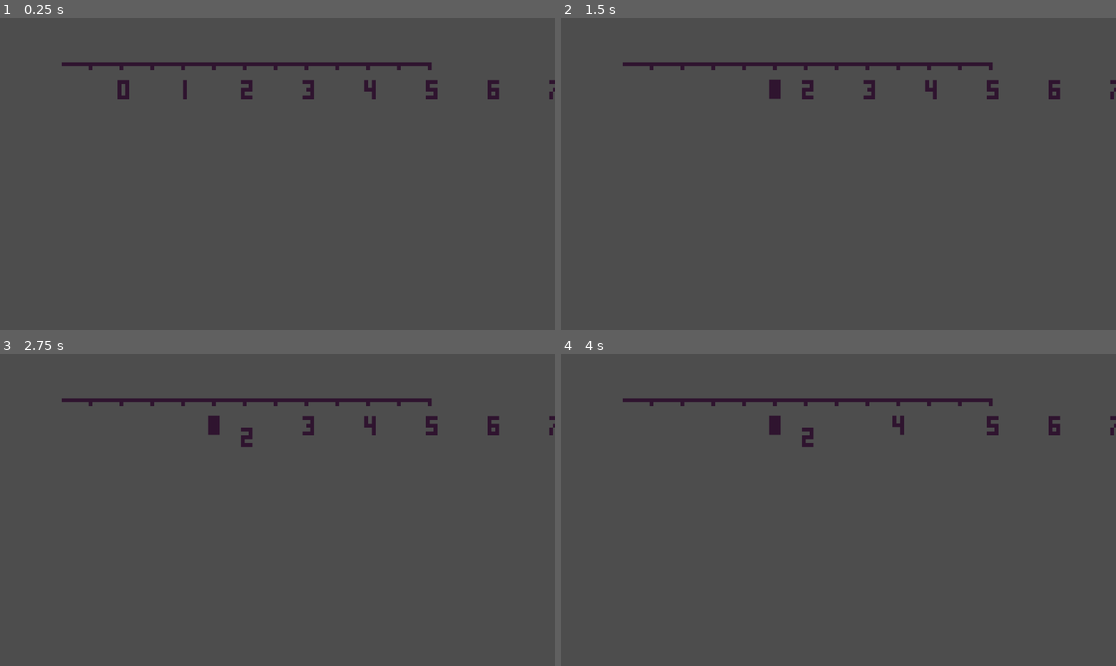
Above: before the commit, frames 1-4 (two rows, left to right).
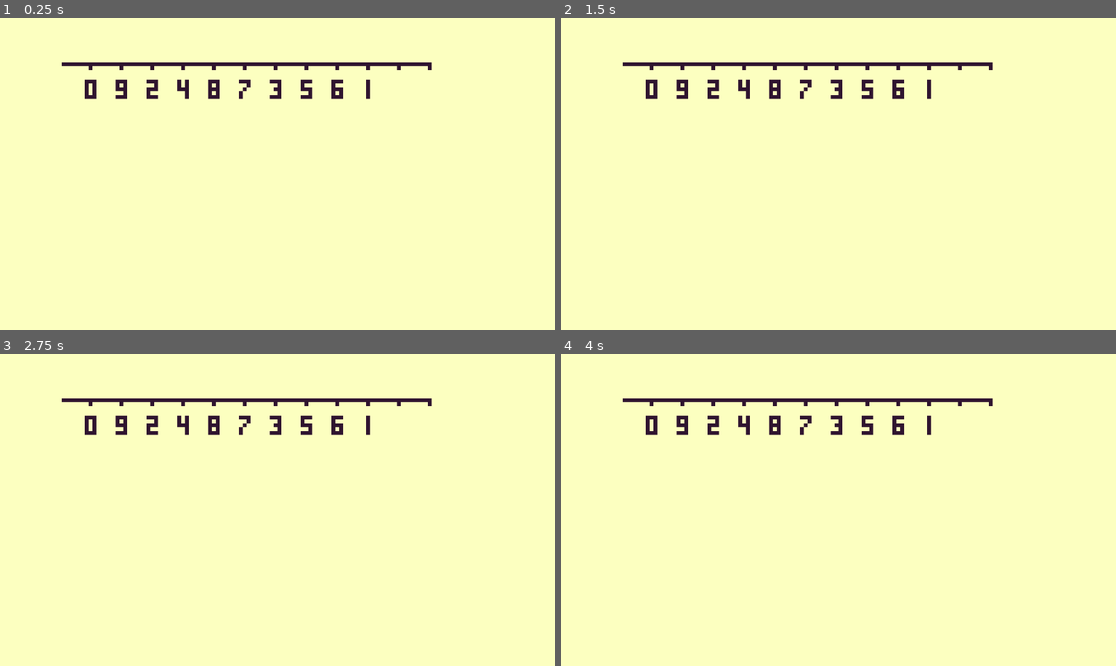
Above: after the commit, the same moments.

Repository: lumodevteam/sovle-squad
Game: Godot game, scene res://scenes/entities/numberLine/numberLine.tscn
Same seed, same stepped clock (60 frames per second), same inputs: the game is played once before the commit and once after it.
Inputs (mouse positions are in pixels of both pictures, inside the frame that each line leads up to):
- Up to frame 1 (0.25 s): no input
- Up to frame 2 (1.5 s): tap Enter at 0.5 s; drag from (683, 89) to (899, 77) at 0.52 s; tap Space at 1.25 s; drag from (744, 89) to (899, 77) at 1.27 s
- Up to frame 3 (2.75 s): tap Enter at 2 s; move the mouse to (244, 425) at 2.02 s; hold D (right) from 2.03 s (still down); click (244, 425) at 2.17 s
- Up to frame 4 (4 s): release D (right) at 2.75 s; tap Space at 2.75 s; drag from (871, 425) to (649, 413) at 2.77 s; tap Enter at 3.5 s; drag from (932, 425) to (649, 413) at 3.52 s

The runs differ from the first frame. In frame 1, 99% of the frame differs, in the area x 0-100%, y 0-100%; in frame 2, 99%; in frame 3, 99%; in frame 4, 99%.

Commit message:
Major numberline changes. numbers randomized, dont stack, current issue background

Diff:
--- a/solve-squad/project.godot
+++ b/solve-squad/project.godot
@@ -17,7 +17,7 @@
 
 [autoload]
 
-NumberLine="*res://scenes/entities/numberLine/number_line.gd"
+SnapManager="*res://scenes/entities/numberLine/snap_manager.gd"
 
 [dotnet]
 
--- /dev/null
+++ b/solve-squad/scenes/entities/numberLine/area_2d_1.gd
@@ -0,0 +1,6 @@
+extends Area2D
+
+@onready var line: Sprite2D = get_parent()
+
+func _on_body_entered(body: Node2D) -> void:
+	line.number_snapped.emit(body, self)
--- /dev/null
+++ b/solve-squad/scenes/entities/numberLine/area_2d_2.gd
@@ -0,0 +1,6 @@
+extends Area2D
+
+@onready var line: Sprite2D = get_parent()
+
+func _on_body_entered(body: Node2D) -> void:
+	line.number_snapped.emit(body, self)
--- /dev/null
+++ b/solve-squad/scenes/entities/numberLine/area_2d_3.gd
@@ -0,0 +1,6 @@
+extends Area2D
+
+@onready var line: Sprite2D = get_parent()
+
+func _on_body_entered(body: Node2D) -> void:
+	line.number_snapped.emit(body, self)
--- /dev/null
+++ b/solve-squad/scenes/entities/numberLine/area_2d_4.gd
@@ -0,0 +1,6 @@
+extends Area2D
+
+@onready var line: Sprite2D = get_parent()
+
+func _on_body_entered(body: Node2D) -> void:
+	line.number_snapped.emit(body, self)
--- a/solve-squad/scenes/entities/numberLine/line.tscn
+++ b/solve-squad/scenes/entities/numberLine/line.tscn
@@ -1,7 +1,11 @@
-[gd_scene load_steps=5 format=3 uid="uid://n4xus1c6xss8"]
+[gd_scene load_steps=9 format=3 uid="uid://n4xus1c6xss8"]
 
 [ext_resource type="Texture2D" uid="uid://ddxpll8f6ale1" path="res://assets/NumberLine.png" id="1_q3g78"]
 [ext_resource type="Script" uid="uid://b3inqvl1g3ic" path="res://scenes/entities/numberLine/numberLine.gd" id="2_181vc"]
+[ext_resource type="Script" uid="uid://dyxjvtgdo3r16" path="res://scenes/entities/numberLine/area_2d_1.gd" id="3_181vc"]
+[ext_resource type="Script" uid="uid://coktv3oorvlkk" path="res://scenes/entities/numberLine/area_2d_2.gd" id="4_ibf3p"]
+[ext_resource type="Script" uid="uid://75u4jex3l5eu" path="res://scenes/entities/numberLine/area_2d_3.gd" id="5_12iab"]
+[ext_resource type="Script" uid="uid://2xm5b5fh8xps" path="res://scenes/entities/numberLine/area_2d_4.gd" id="6_dlqt5"]
 
 [sub_resource type="AtlasTexture" id="AtlasTexture_odo72"]
 atlas = ExtResource("1_q3g78")
@@ -11,14 +15,41 @@
 size = Vector2(4.375, 6.375)
 
 [node name="line" type="Sprite2D"]
+position = Vector2(128, 0)
 scale = Vector2(8, 8)
 texture = SubResource("AtlasTexture_odo72")
 script = ExtResource("2_181vc")
 
-[node name="Area2D" type="Area2D" parent="."]
+[node name="Area2D1" type="Area2D" parent="."]
 position = Vector2(-8.5, 3)
+script = ExtResource("3_181vc")
 
-[node name="CollisionShape2D" type="CollisionShape2D" parent="Area2D"]
+[node name="CollisionShape2D" type="CollisionShape2D" parent="Area2D1"]
 shape = SubResource("RectangleShape2D_q3g78")
 
-[connection signal="body_entered" from="Area2D" to="." method="_on_area_2d_body_entered"]
+[node name="Area2D2" type="Area2D" parent="."]
+position = Vector2(-0.5, 3)
+script = ExtResource("4_ibf3p")
+
+[node name="CollisionShape2D" type="CollisionShape2D" parent="Area2D2"]
+shape = SubResource("RectangleShape2D_q3g78")
+
+[node name="Area2D3" type="Area2D" parent="."]
+position = Vector2(7.5, 3)
+script = ExtResource("5_12iab")
+
+[node name="CollisionShape2D" type="CollisionShape2D" parent="Area2D3"]
+shape = SubResource("RectangleShape2D_q3g78")
+
+[node name="Area2D4" type="Area2D" parent="."]
+position = Vector2(15.5, 3)
+script = ExtResource("6_dlqt5")
+
+[node name="CollisionShape2D" type="CollisionShape2D" parent="Area2D4"]
+shape = SubResource("RectangleShape2D_q3g78")
+
+[connection signal="body_entered" from="Area2D1" to="." method="_on_area_2d_1_body_entered"]
+[connection signal="body_entered" from="Area2D1" to="Area2D1" method="_on_body_entered"]
+[connection signal="body_entered" from="Area2D2" to="Area2D2" method="_on_body_entered"]
+[connection signal="body_entered" from="Area2D3" to="Area2D3" method="_on_body_entered"]
+[connection signal="body_entered" from="Area2D4" to="Area2D4" method="_on_body_entered"]
--- a/solve-squad/scenes/entities/numberLine/number.tscn
+++ b/solve-squad/scenes/entities/numberLine/number.tscn
@@ -1,8 +1,7 @@
-[gd_scene load_steps=17 format=3 uid="uid://1mbw53ennn1x"]
+[gd_scene load_steps=16 format=3 uid="uid://1mbw53ennn1x"]
 
 [ext_resource type="Script" uid="uid://dk7qd4k81ftfo" path="res://scenes/entities/numberLine/numbers.gd" id="1_nyarm"]
 [ext_resource type="Texture2D" uid="uid://c0a32qykre15h" path="res://assets/Numbers.png" id="2_h76h0"]
-[ext_resource type="Script" uid="uid://um3e8ass73s7" path="res://scenes/entities/numberLine/changeSprite.gd" id="3_vgl6b"]
 
 [sub_resource type="AtlasTexture" id="AtlasTexture_r3762"]
 region = Rect2(0, 0, 32, 32)
@@ -86,7 +85,7 @@
 }]
 
 [sub_resource type="RectangleShape2D" id="RectangleShape2D_nyarm"]
-size = Vector2(4.5, 8.875)
+size = Vector2(4.5, 6)
 
 [node name="Node2D" type="Node2D" node_paths=PackedStringArray("animated_sprite", "sprite")]
 script = ExtResource("1_nyarm")
@@ -104,7 +103,6 @@
 frame = 2
 frame_progress = 0.12787193
 offset = Vector2(0.5, 0.5)
-script = ExtResource("3_vgl6b")
 
 [node name="CharacterBody2D" type="CharacterBody2D" parent="number"]
 input_pickable = true
--- a/solve-squad/scenes/entities/numberLine/numberLine.gd
+++ b/solve-squad/scenes/entities/numberLine/numberLine.gd
@@ -1,6 +1,6 @@
 extends Sprite2D
 
-@onready var area: Area2D = $Area2D
+signal number_snapped(body: Node2D)
 
 enum State { #different parts of line and numbers
 	middle,
@@ -9,7 +9,8 @@
 }
 
 func _ready() -> void:
-	print(area.global_position)
+	number_snapped.connect(_on_number_snapped)
+
 
 func change_state(state) -> void:
 	self.set_frame(state)
@@ -27,6 +28,14 @@
 		#clone.scale = Vector2(1, 1)
 
 
-func _on_area_2d_body_entered(body: Node2D) -> void:
+func _on_number_snapped(body: Node2D, area: Area2D) -> void:
 	if body.get_parent().name == "number":
-		NumberLine.body_entered.emit(area.global_position, body.get_parent().get_parent().id)
+		SnapManager.body_entered.emit(area.global_position, body.get_parent().get_parent().id)
+
+func map_slots(starting_index: int) -> int:
+	SnapManager.slot_mapping[$Area2D1.global_position] = starting_index
+	SnapManager.slot_mapping[$Area2D2.global_position] = starting_index + 1
+	SnapManager.slot_mapping[$Area2D3.global_position] = starting_index + 2
+	SnapManager.slot_mapping[$Area2D4.global_position] = starting_index + 3
+
+	return starting_index + 4
--- a/solve-squad/scenes/entities/numberLine/numberLine.tscn
+++ b/solve-squad/scenes/entities/numberLine/numberLine.tscn
@@ -4,3 +4,17 @@
 
 [node name="NumberLine" type="Node2D"]
 script = ExtResource("1_h83e5")
+
+[node name="CanvasLayer" type="CanvasLayer" parent="."]
+layer = -1
+
+[node name="ColorRect" type="ColorRect" parent="CanvasLayer"]
+show_behind_parent = true
+z_index = -1
+anchors_preset = 15
+anchor_right = 1.0
+anchor_bottom = 1.0
+grow_horizontal = 2
+grow_vertical = 2
+color = Color(0.9882353, 1, 0.7529412, 1)
+metadata/_edit_use_anchors_ = true
--- a/solve-squad/scenes/entities/numberLine/number_line.gd
+++ b/solve-squad/scenes/entities/numberLine/number_line.gd
@@ -1,26 +1,34 @@
 extends Node2D
-
-signal body_entered(body_position: Vector2, id: int)
 
 const line_scene = preload("res://scenes/entities/numberLine/line.tscn")
 const number_scene = preload("res://scenes/entities/numberLine/number.tscn")
 
+var starting_index: int = 0
+
+var numbers = [0, 1, 2, 3, 4, 5, 6, 7, 8, 9]
+
 func _ready() -> void:
+	randomize()
+	numbers.shuffle()
 	create_number_line()
 
 func create_number_line() -> void:
 	var line = line_scene.instantiate()
 	line.position = Vector2(8*32, 100)
+	starting_index = line.map_slots(starting_index)
 	add_child(line)
 	var line2 = line_scene.instantiate()
 	line2.position = Vector2(8*2*32, 100)
+	starting_index = line2.map_slots(starting_index)
 	add_child(line2)
 	var line3 = line_scene.instantiate()
 	line3.position = Vector2(8*32*3, 100)
+	starting_index = line3.map_slots(starting_index)
 	add_child(line3)
 	for i in range(10):
 		var num = number_scene.instantiate()
-		num.change_state(i)
-		num.position = Vector2(32*4*i + 32*8, 125)
-		num.id = i
+		var state = numbers[i]
+		num.change_state(state)
+		num.position = Vector2(32*2*i + 32*5, 125)
+		num.id = state
 		add_child(num)
--- a/solve-squad/scenes/entities/numberLine/numbers.gd
+++ b/solve-squad/scenes/entities/numberLine/numbers.gd
@@ -1,41 +1,56 @@
 extends Node2D
 
-var isDragging = false # state management
-var mouseOffset #center's the mouse on click
-var delay = 0
-
+var isDragging = false
+var mouseOffset
+var delay = 10
 @export var animated_sprite: AnimatedSprite2D
 @export var sprite: Sprite2D
 @export var clickable_area: CollisionShape2D
-
 var id: int
-
 var mouse_in_clickable_area: bool = false
+var body_position: Vector2
+var snapping: bool = false
+var current_snap: Vector2 = Vector2.INF
+var tween: Tween  # store tween so we can kill it before making a new one
 
 func _ready() -> void:
-	NumberLine.body_entered.connect(_on_body_entered)
+	SnapManager.body_entered.connect(_on_body_entered)
 
 func _on_body_entered(body_position: Vector2, id: int) -> void:
 	if self.id == id:
-		isDragging = false
-		animated_sprite.selected = false
-		self.global_position = body_position
+		if not SnapManager.is_occupied(body_position) or SnapManager.occupied_slots[body_position] == self:
+			# Release old snap slot, claim new one
+			if current_snap != Vector2.INF:
+				SnapManager.release(current_snap, self)
+			SnapManager.try_occupy(body_position, self)
+			current_snap = body_position
+
+			isDragging = false
+			self.body_position = body_position
+			snapping = true
+			print(SnapManager.num_in_right_place(body_position))
 
 func change_state(state: int) -> void:
 	animated_sprite.frame = state
 
 func _physics_process(delta):
 	if isDragging:
-		var tween = get_tree().create_tween()
-		tween.tween_property(self, "position", get_global_mouse_position(), delay * delta)
-func _input(event):
+		position = position.lerp(get_global_mouse_position(), delta * delay)
+	elif snapping:
+		position = body_position
+		snapping = false
+
+func _unhandled_input(event: InputEvent) -> void:
 	if event is InputEventMouseButton and event.button_index == MOUSE_BUTTON_LEFT:
 		if event.pressed:
 			if mouse_in_clickable_area:
+				snapping = false
 				isDragging = true
-				animated_sprite.selected = true
-			else:
-				animated_sprite.selected = false
+				# Release snap slot when picked up
+				if current_snap != Vector2.INF:
+					SnapManager.release(current_snap, self)
+					current_snap = Vector2.INF
+				get_viewport().set_input_as_handled()
 		else:
 			isDragging = false
 
--- /dev/null
+++ b/solve-squad/scenes/entities/numberLine/snap_manager.gd
@@ -0,0 +1,23 @@
+extends Node
+
+signal body_entered(body_position: Vector2, id: int)
+
+var occupied_slots: Dictionary = {}
+
+var slot_mapping: Dictionary = {}
+
+func try_occupy(snap_pos: Vector2, node: Node2D) -> bool:
+	if occupied_slots.has(snap_pos):
+		return false  # already taken
+	occupied_slots[snap_pos] = node
+	return true
+
+func release(snap_pos: Vector2, node):
+	if occupied_slots.get(snap_pos) == node:
+		occupied_slots.erase(snap_pos)
+
+func is_occupied(snap_pos: Vector2) -> bool:
+	return occupied_slots.has(snap_pos)
+
+func num_in_right_place(snap_pos: Vector2) -> bool:
+	return occupied_slots[snap_pos].id == slot_mapping[snap_pos]
Not shown, added: solve-squad/scenes/entities/numberLine/area_2d_1.gd.uid
Not shown, added: solve-squad/scenes/entities/numberLine/area_2d_2.gd.uid
Not shown, added: solve-squad/scenes/entities/numberLine/area_2d_3.gd.uid
Not shown, added: solve-squad/scenes/entities/numberLine/area_2d_4.gd.uid
Not shown, added: solve-squad/scenes/entities/numberLine/snap_manager.gd.uid
